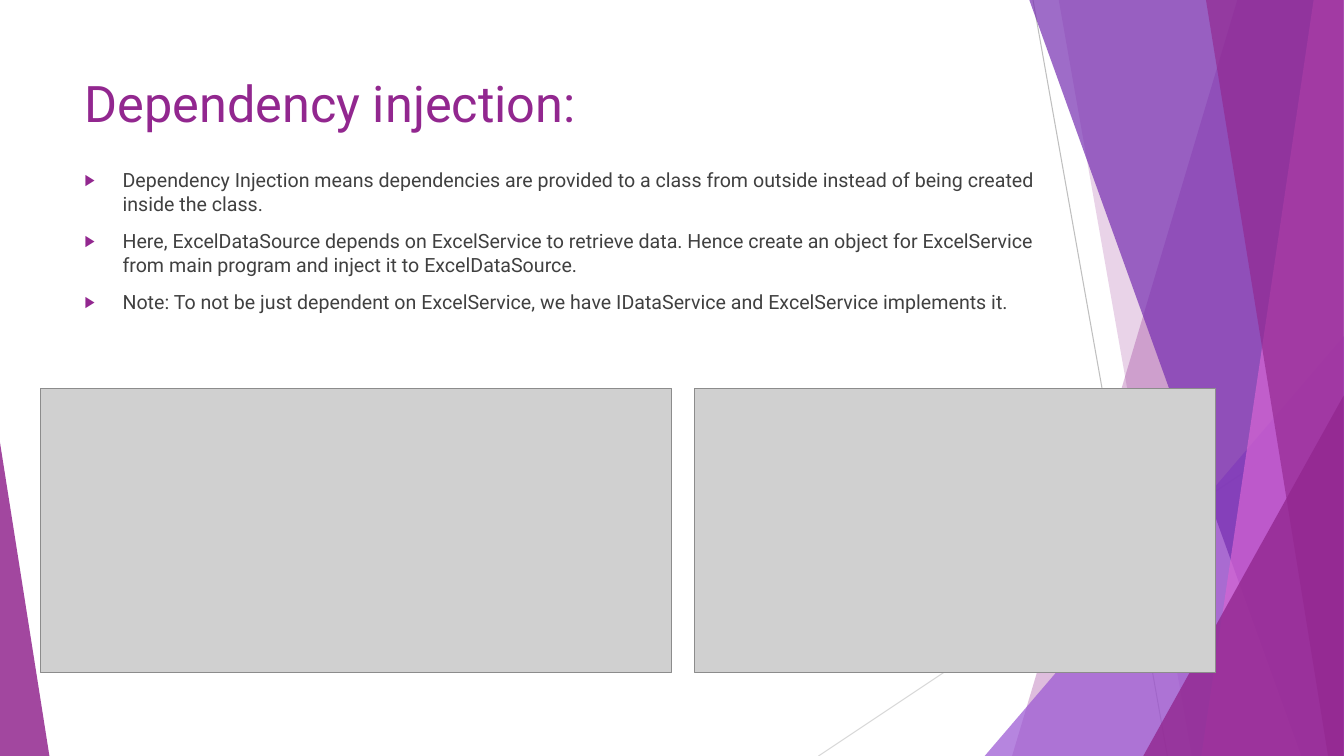
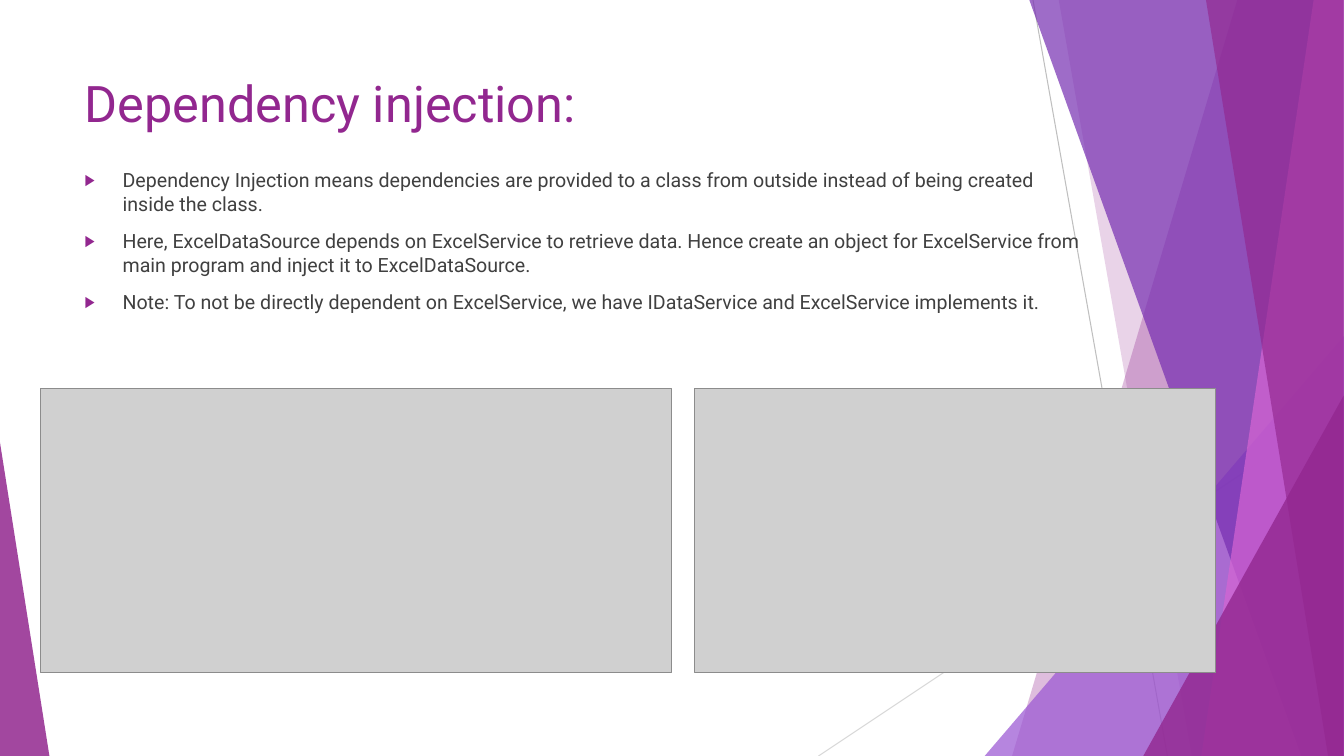
Before and after one commit to Sakthi-kc/Hands-on-.NET-projects, a slide deck: slide 10 of notes/get partner details logics implemented.pptx (slide 9 before the commit). Drawn at 1344x756 pixels with LibreOffice and Linux fonts; fonts in the diff are those of the drawing; grey boxes stand for pictures. Boxes give left, top, right and bottom in pixels: in the first picture for what was removed or moved away, otherwise in the second. Text is boxed around its words. In the diff, an @@ line names an element or a change of style, - is before the commit and + after.

```diff
--- a/notes/get partner details logics implemented.pptx
+++ b/notes/get partner details logics implemented.pptx
@@ text at box(123, 294, 1039, 313): text changed @@
-▶ Note: To not be just dependent on ExcelService, we have IDataService and ExcelService implements it.
+▶ Note: To not be directly dependent on ExcelService, we have IDataService and ExcelService implements it.
```
Also in this commit, not shown: 1 other slide changed, 1 slide added, 24 other files.
